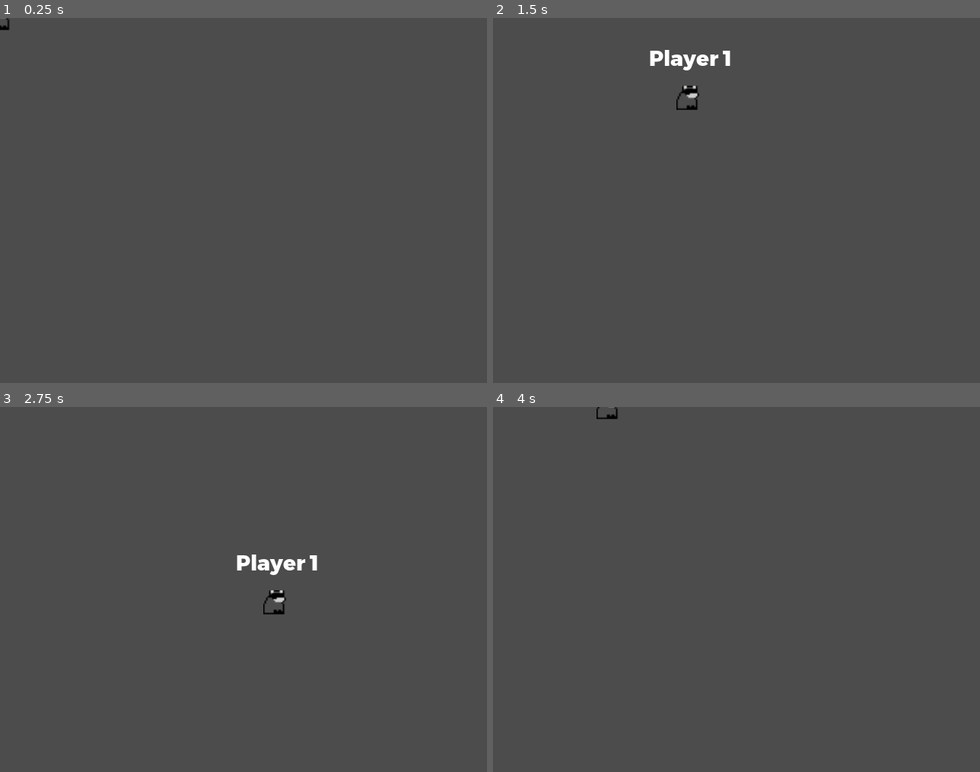
Above: before the commit, frames 1-4 (two rows, left to right).
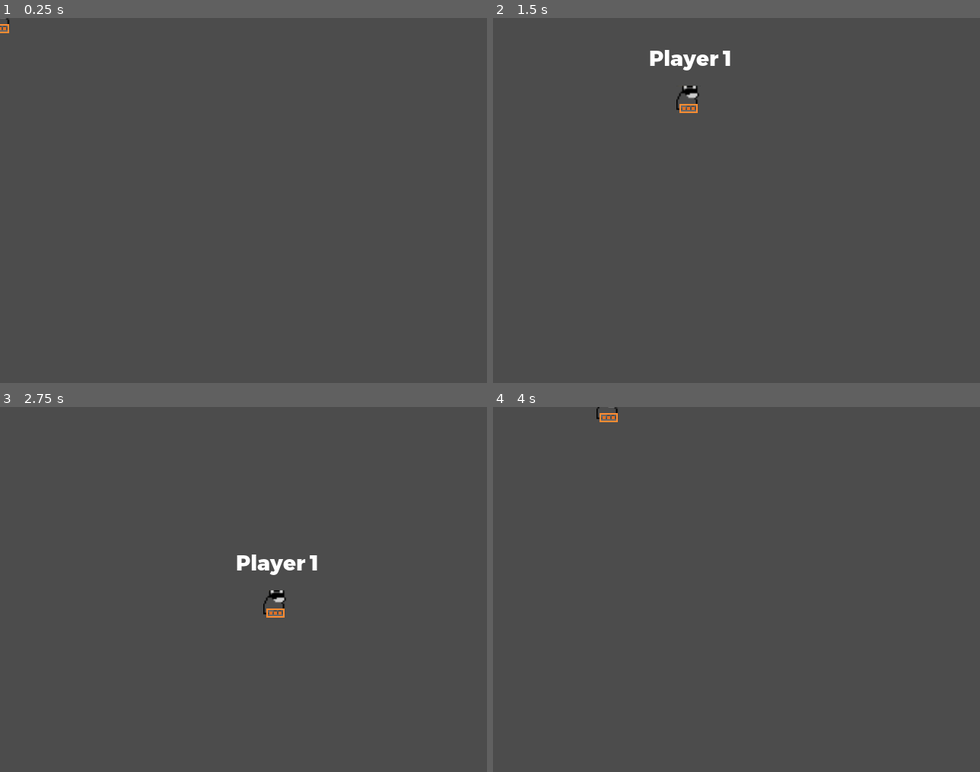
Above: after the commit, the same moments.

Repository: RedWK/multiplayer_potato
Game: Godot game, scene res://scene/player.tscn
Two runs of this game, one before a commit and one after it. Both use one fixed random seed, a clock stepped at 60 frames per second and the inputs below. This scene is started directly instead of the project's main scene.
Inputs:
- Up to frame 1 (0.25 s): no input
- Up to frame 2 (1.5 s): tap Enter (ui_accept) at 0.5, 0.77, 1.25 s; hold Right (move_right) 0.53-1.28 s; hold Space (set_bomb) 0.53-1.28 s; hold Down (move_down) from 1.28 s (still down); tap Space (set_bomb) at 1.35 s
- Up to frame 3 (2.75 s): tap Enter (ui_accept) at 1.52, 2 s; release Down (move_down) at 2.03 s; hold Right (move_right) from 2.03 s (still down); hold Space (set_bomb) from 2.03 s (still down)
- Up to frame 4 (4 s): tap Enter (ui_accept) at 2.75, 3.02, 3.5, 3.77 s; release Right (move_right) at 2.78 s; release Space (set_bomb) at 2.78 s; hold Up (move_up) 2.78-3.53 s; tap Space (set_bomb) at 2.85 s; hold Left (move_left) from 3.53 s (still down); hold Space (set_bomb) from 3.53 s (still down)

The runs differ from the first frame. In frame 1, less than 0.1% of the frame differs, in the area x 0-2%, y 1-5%; in frame 2, less than 0.1%, in the area x 38-43%, y 23-27%; in frame 3, less than 0.1%; in frame 4, less than 0.1%.

Commit message:
dash_count

Diff:
--- /dev/null
+++ b/scene/add/count.tscn
@@ -0,0 +1,11 @@
+[gd_scene load_steps=2 format=2]
+
+[ext_resource path="res://Img/count.png" type="Texture" id=1]
+
+[node name="TextureRect" type="TextureRect"]
+margin_right = 2.0
+margin_bottom = 2.0
+texture = ExtResource( 1 )
+__meta__ = {
+"_edit_use_anchors_": false
+}
--- /dev/null
+++ b/scene/add/dash_count.gd
@@ -0,0 +1,17 @@
+extends Panel
+
+onready var counts = $counts
+onready var count = preload("res://scene/add/count.tscn")
+onready var timer = $Timer
+
+
+#var dashmax = 0
+
+func set_count(dashmax):
+	rect_size.x = dashmax * 3 + 3
+	rect_size.y = 6
+	rect_position.x = -( dashmax * 3 + 3) / 2
+	rect_position.y = 4
+	for i in dashmax:
+		var c = count.instance()
+		counts.add_child(c)
--- a/scene/lobby.tscn
+++ b/scene/lobby.tscn
@@ -128,6 +128,9 @@
 size_flags_horizontal = 2
 size_flags_vertical = 2
 text = "Host"
+__meta__ = {
+"_edit_use_anchors_": false
+}
 
 [node name="Join" type="Button" parent="Connect"]
 margin_left = 181.0
--- a/scene/player.tscn
+++ b/scene/player.tscn
@@ -1,8 +1,9 @@
-[gd_scene load_steps=13 format=2]
+[gd_scene load_steps=15 format=2]
 
 [ext_resource path="res://montserrat.otf" type="DynamicFontData" id=1]
 [ext_resource path="res://script/player.gd" type="Script" id=2]
 [ext_resource path="res://Img/tilemap1.png" type="Texture" id=3]
+[ext_resource path="res://scene/add/dash_count.gd" type="Script" id=4]
 
 [sub_resource type="RectangleShape2D" id=1]
 extents = Vector2( 6.91374, 6.53276 )
@@ -131,11 +132,19 @@
 "values": [ 0, 0, 0, 0 ]
 }
 
-[sub_resource type="DynamicFont" id=8]
+[sub_resource type="StyleBoxFlat" id=8]
+bg_color = Color( 0.47451, 0.47451, 0.47451, 0.623529 )
+border_width_left = 1
+border_width_top = 1
+border_width_right = 1
+border_width_bottom = 1
+border_color = Color( 1, 0.552941, 0.2, 1 )
+
+[sub_resource type="DynamicFont" id=9]
 size = 14
 font_data = ExtResource( 1 )
 
-[sub_resource type="CircleShape2D" id=9]
+[sub_resource type="CircleShape2D" id=10]
 radius = 32.0
 
 [node name="player" type="KinematicBody2D"]
@@ -157,6 +166,25 @@
 anims/walk_right = SubResource( 6 )
 anims/walk_up = SubResource( 7 )
 
+[node name="dash_count" type="Panel" parent="."]
+margin_right = 40.0
+margin_bottom = 40.0
+custom_styles/panel = SubResource( 8 )
+script = ExtResource( 4 )
+__meta__ = {
+"_edit_use_anchors_": false
+}
+
+[node name="counts" type="HBoxContainer" parent="dash_count"]
+margin_left = 2.0
+margin_top = 2.0
+custom_constants/separation = 1
+__meta__ = {
+"_edit_use_anchors_": false
+}
+
+[node name="Timer" type="Timer" parent="dash_count"]
+
 [node name="label" type="Label" parent="."]
 margin_left = -82.0
 margin_top = -35.0
@@ -164,11 +192,14 @@
 margin_bottom = -14.0
 size_flags_horizontal = 2
 size_flags_vertical = 0
-custom_fonts/font = SubResource( 8 )
+custom_fonts/font = SubResource( 9 )
 text = "Player 1"
 align = 1
+__meta__ = {
+"_edit_use_anchors_": false
+}
 
 [node name="collect_range" type="Area2D" parent="."]
 
 [node name="CollisionShape2D" type="CollisionShape2D" parent="collect_range"]
-shape = SubResource( 9 )
+shape = SubResource( 10 )
--- a/script/player.gd
+++ b/script/player.gd
@@ -118,5 +118,6 @@
 	get_node("label").set_text(new_name)
 
 func _ready():
+	$dash_count.set_count(3)
 	stunned = false
 	puppet_pos = position
--- a/script/score.gd
+++ b/script/score.gd
@@ -35,7 +35,7 @@
 	l.add_font_override("font", font)
 	add_child(l)
 
-	player_labels[id] = { name = new_player_name, label = l, score = 0 }
+	player_labels[id] = { name = new_player_name, label = l, score = 0}
 
 
 func _ready():
Binary file added: Img/count.png
